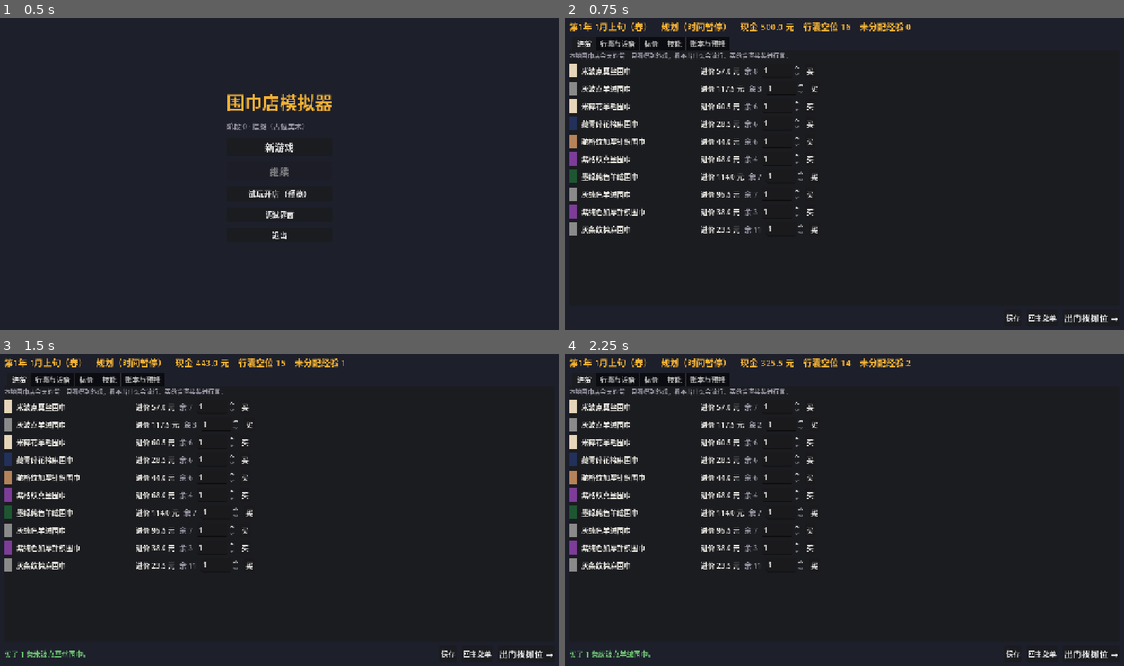
Above: before the commit, frames 1-4 (two rows, left to right).
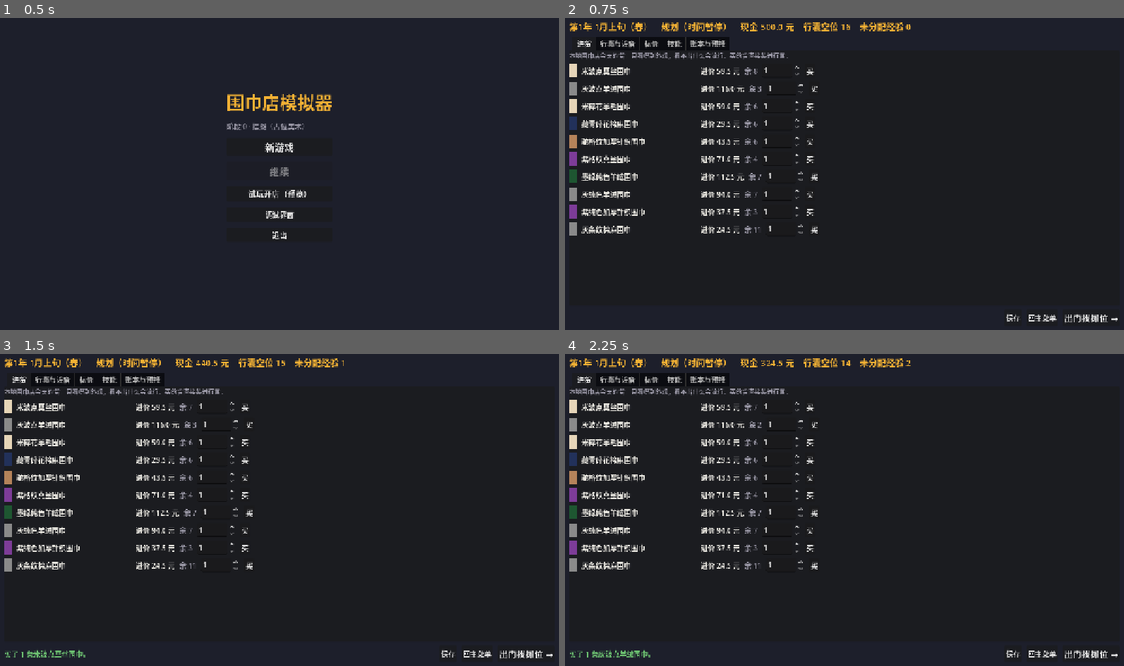
Above: after the commit, the same moments.

Repository: oZlUche/myshopsimulator
Game: Godot game, scene res://scenes/ui/main_menu.tscn
Two runs of this game, one before a commit and one after it. Both use one fixed random seed, a clock stepped at 60 frames per second and the inputs below.
Inputs:
- Up to frame 1 (0.5 s): no input
- Up to frame 2 (0.75 s): click "新游戏" at 0.5 s
- Up to frame 3 (1.5 s): click "买" at 1.25 s
- Up to frame 4 (2.25 s): click "买" at 2 s

Frame 1 is identical in both runs. In frame 2, 0.2% of the frame differs, in the area x 27-31%, y 16-69%; in frame 3, 0.2%, in the area x 27-39%, y 2-69%; in frame 4, 0.2%.

Commit message:
经济调参（docs/09 v0.2）：景气 C 项去中心并加入成交量与客流，季节压力按占比/平均占比
- C = clamp(0.1 · Σλ^i·dev / Σλ^i, ±0.15)，dev = 0.5·成交价比 + 0.3·成交量 + 0.2·客流
  三维各自相对窗口（≤36 旬）等权均值的偏离（显著单位 0.10 / 30%）；观测不足 4 旬时 C = 0；
  λ、增益改为常量，老存档里的 lambda / continuous_gain 不再读
- S_mat = clamp(1 + 0.1·(占比/平均占比 − 1), 0.9, 1.08)
- policy 补 income_bracket_limits [30000, 100000]

Co-Authored-By: Claude Opus 5.5 (1M context) <noreply@anthropic.com>
Claude-Session: https://claude.ai/code/session_01DZTNU2fxQsPenFsNTxwtsM

Diff:
--- a/core/sim/economy_state.gd
+++ b/core/sim/economy_state.gd
@@ -5,6 +5,15 @@
 ## 景气 G = Base + C 是主驱动，物价 π、运力 F、材质供给冲击 M_m 等宏观状态每旬由 period_step 更新（09 §1、§2）。
 
 const OBS_WINDOW := 36
+## 连续循环 C（09 §1.1 v0.2）：每维观测相对自己窗口均值的偏离，按 λ 衰减加权，× 增益后夹到 ±C_MAX；观测不足 C_MIN_OBS 旬时为 0
+const LAMBDA := 0.88
+const C_GAIN := 0.1
+const C_MAX := 0.15
+const C_MIN_OBS := 4
+## 各维权重与"显著单位"：成交价比动 0.10；成交量、客流相对自己均值动 30%
+const DEV_WEIGHT := {"price_ratio": 0.5, "sales": 0.3, "traffic": 0.2}
+const DEV_SCALE_PRICE := 0.10
+const DEV_SCALE_REL := 0.3
 ## 景气 G 的范围（09 §1.1）
 const G_MIN := 0.6
 const G_MAX := 1.6
@@ -29,9 +38,9 @@
 const SHOCK_EVENT_P := 0.02
 const SHOCK_EVENT_SIZE := 0.15
 const SHOCK_EVENT_LEN := 6
-## 进货价对景气的弹性 e_s；季节压力 S_mat = 1 + k·(占比 − 平均占比)（09 §3.1）
+## 进货价对景气的弹性 e_s；季节压力 S_mat = 1 + k·(占比 / 平均占比 − 1)（09 §3.1 v0.2）
 const SUPPLY_G := 0.25
-const SEASON_PRESSURE_K := 0.3
+const SEASON_PRESSURE_K := 0.1
 const SEASON_PRESSURE_MIN := 0.9
 const SEASON_PRESSURE_MAX := 1.08
 ## 消费能力 S = G^1.2（09 §3.3）
@@ -51,11 +60,8 @@
 }
 ## 每年一条：{"consumption_level": Δ}
 var base_delta_history: Array = []
-## 最近旬的观测向量（最新在末尾）：{"price_ratio": 成交价/标价 - 1, "sales": 成交件数, "traffic": 过路客数}
+## 最近旬的观测向量（最新在末尾）：{"price_ratio": 成交价/(标价·π) - 1, "sales": 成交件数, "traffic": 过路客数}
 var observations: Array = []
-var lambda_: float = 0.88
-## C(t) 对消费水平的影响系数。
-var continuous_gain: float = 0.5
 
 ## ---- 09 宏观状态（老存档没有就按 1 起步）----
 ## 物价水平 π，第 1 旬为 1。所有表里的价格都是实际值，名义价 = 实际值 × π。
@@ -72,28 +78,45 @@
 var g_history: Array = []
 ## 租金目标指数 ρ_target（每旬算，续约时读）
 var rent_index_target: float = 1.0
-## 税制参数（预留，不实现，09 §3.6）。income_brackets 只有三档税率，分档线文档未定。
+## 税制参数（预留，只存不算，09 §3.6）。所得税超额累进：应税所得 0–30000 按 5%，30000–100000 按 10%，以上 20%（实际值）。
 var policy: Dictionary = {
 	"tax_sales_rate": 0.03,
 	"tax_threshold": 30000.0,
 	"income_exempt": 60000.0,
 	"income_brackets": [0.05, 0.10, 0.20],
+	"income_bracket_limits": [30000.0, 100000.0],
 }
 
 
-## 连续循环 C(t)：最近 ≤36 旬观测的指数衰减加权平均（只用 price_ratio 一维，后续可扩展）。
+## 连续循环 C(t)（09 §1.1 v0.2）：只看"最近比自己过去好还是差"。每维观测减去窗口内（≤36 旬）等权均值，
+## 除以显著单位，三维加权成 dev，再按 λ^i 衰减加权平均，× C_GAIN，夹到 ±C_MAX。玩家一贯卖得便宜或贵不会改变 G。
 func continuous_term() -> float:
-	if observations.is_empty():
+	var n: int = mini(observations.size(), OBS_WINDOW)
+	if n < C_MIN_OBS:
 		return 0.0
+	var recent := observations.slice(observations.size() - n)
+	var mean := {}
+	for k in DEV_WEIGHT:
+		var sum := 0.0
+		for obs in recent:
+			sum += float(obs.get(k, 0.0))
+		mean[k] = sum / n
 	var num := 0.0
 	var den := 0.0
-	var n: int = min(observations.size(), OBS_WINDOW)
 	for i in range(1, n + 1):
-		var w := pow(lambda_, i)
-		var obs: Dictionary = observations[observations.size() - i]
-		num += w * float(obs.get("price_ratio", 0.0))
+		var w := pow(LAMBDA, i)
+		num += w * _deviation(recent[n - i], mean)
 		den += w
-	return continuous_gain * num / den
+	return clampf(C_GAIN * num / den, -C_MAX, C_MAX)
+
+
+func _deviation(obs: Dictionary, mean: Dictionary) -> float:
+	var dev := 0.0
+	for k in DEV_WEIGHT:
+		var m := float(mean[k])
+		var scale := DEV_SCALE_PRICE if k == "price_ratio" else DEV_SCALE_REL * maxf(m, 1.0)
+		dev += float(DEV_WEIGHT[k]) * (float(obs.get(k, m)) - m) / scale
+	return dev
 
 
 ## 季节材质基线，换季前后各 1 旬线性插值。
@@ -139,7 +162,7 @@
 	var cost_mult := {}
 	var mean_share := 1.0 / maxf(1.0, mat.size())
 	for m in DataDB.attributes()["materials"]:
-		var pressure := clampf(1.0 + SEASON_PRESSURE_K * (float(mat.get(m, 0.0)) - mean_share), SEASON_PRESSURE_MIN, SEASON_PRESSURE_MAX)
+		var pressure := clampf(1.0 + SEASON_PRESSURE_K * (float(mat.get(m, 0.0)) / mean_share - 1.0), SEASON_PRESSURE_MIN, SEASON_PRESSURE_MAX)
 		cost_mult[m] = material_mult(m, period) * (1.0 + SUPPLY_G * g) * pressure
 	return {
 		"consumption_level": G,
@@ -238,8 +261,6 @@
 		"base": base.duplicate(true),
 		"base_delta_history": base_delta_history.duplicate(true),
 		"observations": observations.duplicate(true),
-		"lambda": lambda_,
-		"continuous_gain": continuous_gain,
 		"price_level": price_level,
 		"last_inflation": last_inflation,
 		"fuel_index_rw": fuel_index_rw,
@@ -258,8 +279,7 @@
 		e.base[k] = b[k]
 	e.base_delta_history = d.get("base_delta_history", [])
 	e.observations = d.get("observations", [])
-	e.lambda_ = float(d.get("lambda", 0.88))
-	e.continuous_gain = float(d.get("continuous_gain", 0.5))
+	# 老存档里的 lambda / continuous_gain 不再读，以常量为准（09 §1.1 v0.2）
 	e.price_level = float(d.get("price_level", 1.0))
 	e.last_inflation = float(d.get("last_inflation", INFL_BASE))
 	e.fuel_index_rw = float(d.get("fuel_index_rw", 1.0))
--- a/tests/unit/test_economy_cycle.gd
+++ b/tests/unit/test_economy_cycle.gd
@@ -59,9 +59,11 @@
 
 func test_supplier_price_carries_pi_and_material_mult() -> void:
 	var econ := EconomyState.new().effective(1)
+	var mult: Dictionary = econ["material_cost_mult"]
+	for m in mult:
+		mult[m] = 1.0
 	var cat1 := LocalSupplier.refresh_catalog(econ, GameRng.new(42))
 	econ["price_level"] = 2.0
-	var mult: Dictionary = econ["material_cost_mult"]
 	for m in mult:
 		mult[m] = 1.5
 	var cat2 := LocalSupplier.refresh_catalog(econ, GameRng.new(42))
@@ -183,3 +185,40 @@
 	s.economy.price_level = 1.5
 	var def_id: String = DataDB.equipment().keys()[0]
 	assert_near(s.equipment_price(def_id), snappedf(float(DataDB.equipment()[def_id].get("price", 0.0)) * 1.5, 1.0), 0.0001, "设备价乘 π")
+
+
+func test_continuous_term_is_decentered() -> void:
+	var e := EconomyState.new()
+	for i in 3:
+		e.push_observation({"price_ratio": 0.5, "sales": 30, "traffic": 300})
+	assert_near(e.continuous_term(), 0.0, 0.0001, "不足 4 旬 C = 0")
+	var cheap := EconomyState.new()
+	for i in 30:
+		cheap.push_observation({"price_ratio": -0.25, "sales": 8, "traffic": 500})
+	assert_near(cheap.continuous_term(), 0.0, 0.0001, "一贯卖得便宜不会拉低景气")
+	var boom := EconomyState.new()
+	for i in 30:
+		boom.push_observation({"price_ratio": -0.1, "sales": 10, "traffic": 500})
+	for i in 6:
+		boom.push_observation({"price_ratio": 0.0, "sales": 13, "traffic": 650})
+	var c := boom.continuous_term()
+	assert_true(c > 0.02 and c <= EconomyState.C_MAX, "连续 6 旬三维都比自己均值好：C 为正，实际 %f" % c)
+	var crash := EconomyState.new()
+	for i in 30:
+		crash.push_observation({"price_ratio": 0.0, "sales": 10, "traffic": 500})
+	for i in 6:
+		crash.push_observation({"price_ratio": -5.0, "sales": 0, "traffic": 0})
+	assert_near(crash.continuous_term(), -EconomyState.C_MAX, 0.0001, "C 夹在 ±0.15")
+
+
+func test_season_pressure_uses_share_over_mean() -> void:
+	var e := EconomyState.new()
+	var winter: Dictionary = e.effective(28)["material_cost_mult"]
+	var share: Dictionary = e.effective(28)["material_pref"]
+	var n := float(share.size())
+	for m in winter:
+		var expect := clampf(1.0 + 0.1 * (float(share.get(m, 0.0)) * n - 1.0), 0.9, 1.08)
+		assert_near(float(winter[m]), expect, 0.0001, "S_mat = 1 + 0.1·(占比/平均占比 − 1)：%s" % m)
+	assert_near(float(winter["cashmere"]), 1.08, 0.0001, "当季主材顶到 +8%")
+	assert_true(float(winter["ice_silk"]) < 0.92, "反季材质接近 −10%")
+	assert_eq(e.policy["income_bracket_limits"], [30000.0, 100000.0])
--- a/tests/unit/test_skills_and_economy.gd
+++ b/tests/unit/test_skills_and_economy.gd
@@ -43,11 +43,15 @@
 
 func test_continuous_cycle_decays() -> void:
 	var e := EconomyState.new()
-	e.push_observation({"price_ratio": 0.5})
+	for i in 10:
+		e.push_observation({"price_ratio": 0.0, "sales": 10, "traffic": 100})
+	for i in 4:
+		e.push_observation({"price_ratio": 0.3, "sales": 15, "traffic": 150})
 	var c1 := e.continuous_term()
-	for i in 20:
-		e.push_observation({"price_ratio": 0.0})
-	assert_true(absf(e.continuous_term()) < absf(c1) * 0.2, "旧观测的影响应指数衰减")
+	assert_true(c1 > 0.0, "最近比过去好，C 为正")
+	for i in 40:
+		e.push_observation({"price_ratio": 0.0, "sales": 10, "traffic": 100})
+	assert_true(absf(e.continuous_term()) < absf(c1) * 0.2, "旧观测出了 36 旬窗口就不再有影响")
 
 
 func test_year_end_only_reads_delta_history() -> void:
